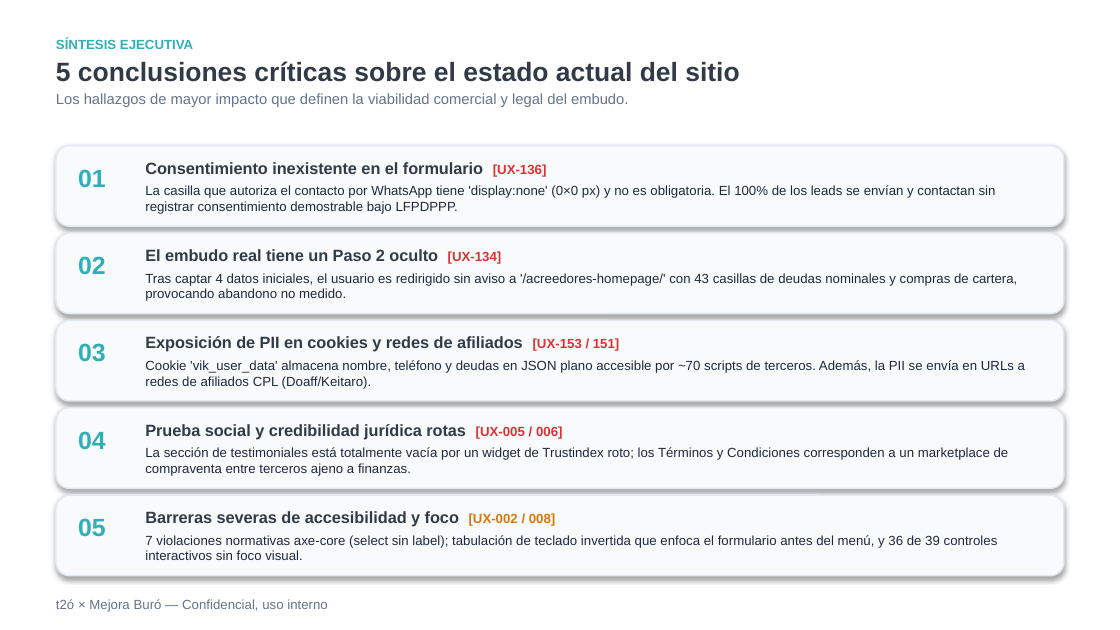
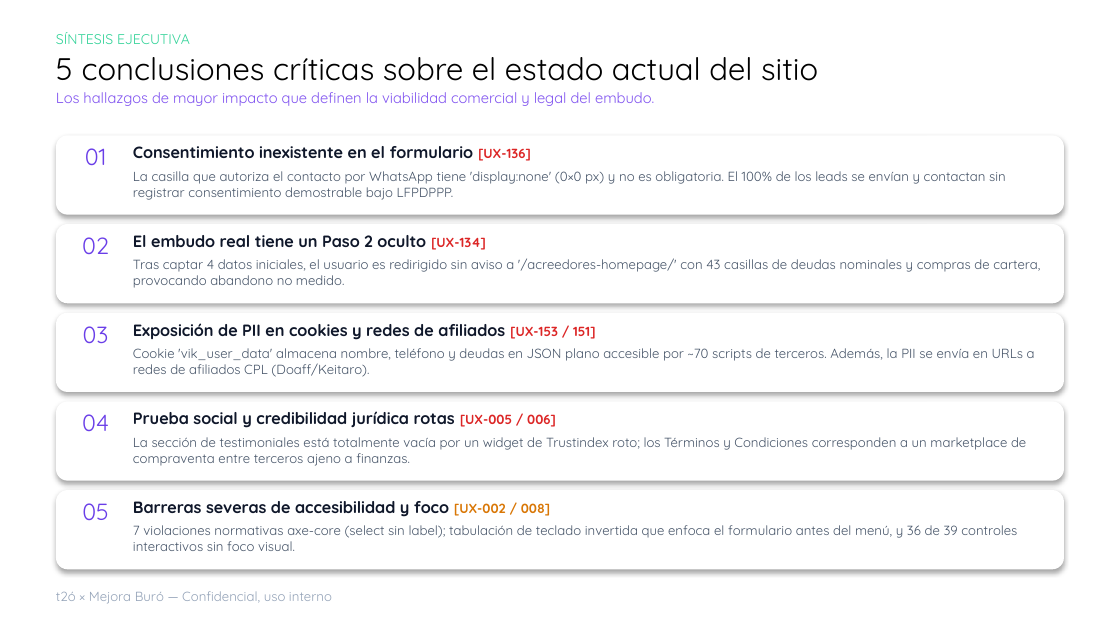
Before and after one commit to AmauriRodriguexX/mejora-tu-buro, a slide deck: slide 5 of entrega-final/auditoria-ux-mejoraburo-t2o.pptx (slide 4 before the commit). Drawn at 1120x630 pixels with LibreOffice and Linux fonts; fonts in the diff are those of the drawing. Boxes give left, top, right and bottom in pixels: in the first picture for what was removed or moved away, otherwise in the second. Text is boxed around its words. In the diff, an @@ line names an element or a change of style, - is before the commit and + after.

```diff
--- a/entrega-final/auditoria-ux-mejoraburo-t2o.pptx
+++ b/entrega-final/auditoria-ux-mejoraburo-t2o.pptx
@@ text "SÍNTESIS EJECUTIVA" at [56,32,818,106]: size 8.5 to 9 pt, text colour #30AFB8 to #34D399 in "SÍNTESIS EJECUTIVA"; font Arial to Quicksand; bold off in "SÍNTESIS EJECUTIVA", "5 conclusiones críticas sobre el estado actual ..."; size 17 to 20 pt, text colour #313B48 to #000000 in "5 conclusiones críticas sobre el estado actual ..."; text colour #64748B to #8154F0 in "Los hallazgos de mayor impacto que definen ..."; less space between paragraphs; more space between paragraphs @@
@@ fill #F8FAFC to #FFFFFF; outline #E2E8F0 1 pt to none; proportions changed in 5 elements at [56,491,1064,570], [56,401,1064,480], [56,312,1064,392], [56,224,1064,304], [56,136,1064,215] @@
@@ 3 rounded rectangles: place and size @@
-3 rounded rectangles at [56,146,1064,401]
+3 rounded rectangles at [56,136,1064,392]
@@ size 16 to 15 pt, font Arial to Quicksand, text colour #30AFB8 to #6A3EE8, bold off; alignment left to centre; vertical alignment top to middle in 5 elements at [82,503,109,521], [82,414,109,431], [83,326,109,344], [82,237,109,254], [85,148,107,166] @@
@@ text "01": place and size @@
-text "01" at [78,169,106,188]
+text "01" at [85,148,107,166]
@@ text "Consentimiento inexistente en el formulario ...": place and size @@
-text "Consentimiento inexistente en el formulario ..." at [145,162,547,177]
+text "Consentimiento inexistente en el formulario ..." at [133,146,531,161]
@@ text "Consentimiento inexistente en el formulario ..." at [133,146,531,161]: font Arial to Quicksand; text colour #313B48 to #0F172A in "Consentimiento inexistente en el formulario"; text colour #DC3232 to #DC2626 in "[UX-136]"; vertical alignment top to middle @@
@@ font Arial to Quicksand, text colour #1E293B to #475569 in 5 elements at [133,525,1017,551], [133,437,1026,466], [133,348,1035,377], [133,258,1040,288], [133,171,1006,200] @@
@@ text "La casilla que autoriza el ...": place and size @@
-text "La casilla que autoriza el ..." at [145,185,996,214]
+text "La casilla que autoriza el ..." at [133,171,1006,200]
@@ text "02": place and size @@
-text "02" at [78,256,106,275]
+text "02" at [82,237,109,254]
@@ text "El embudo real tiene un ...": place and size @@
-text "El embudo real tiene un ..." at [145,249,502,264]
+text "El embudo real tiene un ..." at [133,235,486,250]
@@ text "El embudo real tiene un ..." at [133,235,486,250]: font Arial to Quicksand; text colour #313B48 to #0F172A in "El embudo real tiene un Paso 2 ..."; text colour #DC3232 to #DC2626 in "[UX-134]"; vertical alignment top to middle @@
@@ text "Tras captar 4 datos iniciales, ...": place and size @@
-text "Tras captar 4 datos iniciales, ..." at [145,273,1018,301]
+text "Tras captar 4 datos iniciales, ..." at [133,258,1040,288]
@@ text "03": place and size @@
-text "03" at [78,343,106,362]
+text "03" at [83,326,109,344]
@@ text "Exposición de PII en cookies ...": place and size @@
-text "Exposición de PII en cookies ..." at [145,336,620,352]
+text "Exposición de PII en cookies ..." at [133,323,596,340]
@@ text "Exposición de PII en cookies ..." at [133,323,596,340]: font Arial to Quicksand; text colour #313B48 to #0F172A in "Exposición de PII en cookies y redes ..."; text colour #DC3232 to #DC2626 in "[UX-153 / 151]"; vertical alignment top to middle @@
@@ text "Cookie 'vik_user_data' almacena nombre, teléfono ...": place and size @@
-text "Cookie 'vik_user_data' almacena nombre, teléfono ..." at [145,360,1025,389]
+text "Cookie 'vik_user_data' almacena nombre, teléfono ..." at [133,348,1035,377]
@@ rounded rectangle: place and size @@
-rounded rectangle at [56,408,1064,488]
+rounded rectangle at [56,401,1064,480]
@@ text "04": place and size @@
-text "04" at [78,431,106,450]
+text "04" at [82,414,109,431]
@@ text "Prueba social y credibilidad jurídica ..." at [133,411,556,428]: font Arial to Quicksand; text colour #313B48 to #0F172A in "Prueba social y credibilidad jurídica rotas"; text colour #DC3232 to #DC2626 in "[UX-005 / 006]"; vertical alignment top to middle @@
@@ rounded rectangle: place and size @@
-rounded rectangle at [56,495,1064,576]
+rounded rectangle at [56,491,1064,570]
@@ text "05": place and size @@
-text "05" at [78,518,106,537]
+text "05" at [82,503,109,521]
@@ text "Barreras severas de accesibilidad y ..." at [133,501,550,517]: font Arial to Quicksand; text colour #313B48 to #0F172A in "Barreras severas de accesibilidad y foco"; vertical alignment top to middle @@
@@ text "t2ó × Mejora Buró — ...": place and size @@
-text "t2ó × Mejora Buró — ..." at [56,599,327,612]
+text "t2ó × Mejora Buró — ..." at [56,591,332,604]
@@ text "t2ó × Mejora Buró — ..." at [56,591,332,604]: font Arial to Quicksand, text colour #64748B to #94A3B8 @@
```
Also in this commit, not shown: 22 other slides changed, 1 slide added, 2 slides removed, 5 other files.
